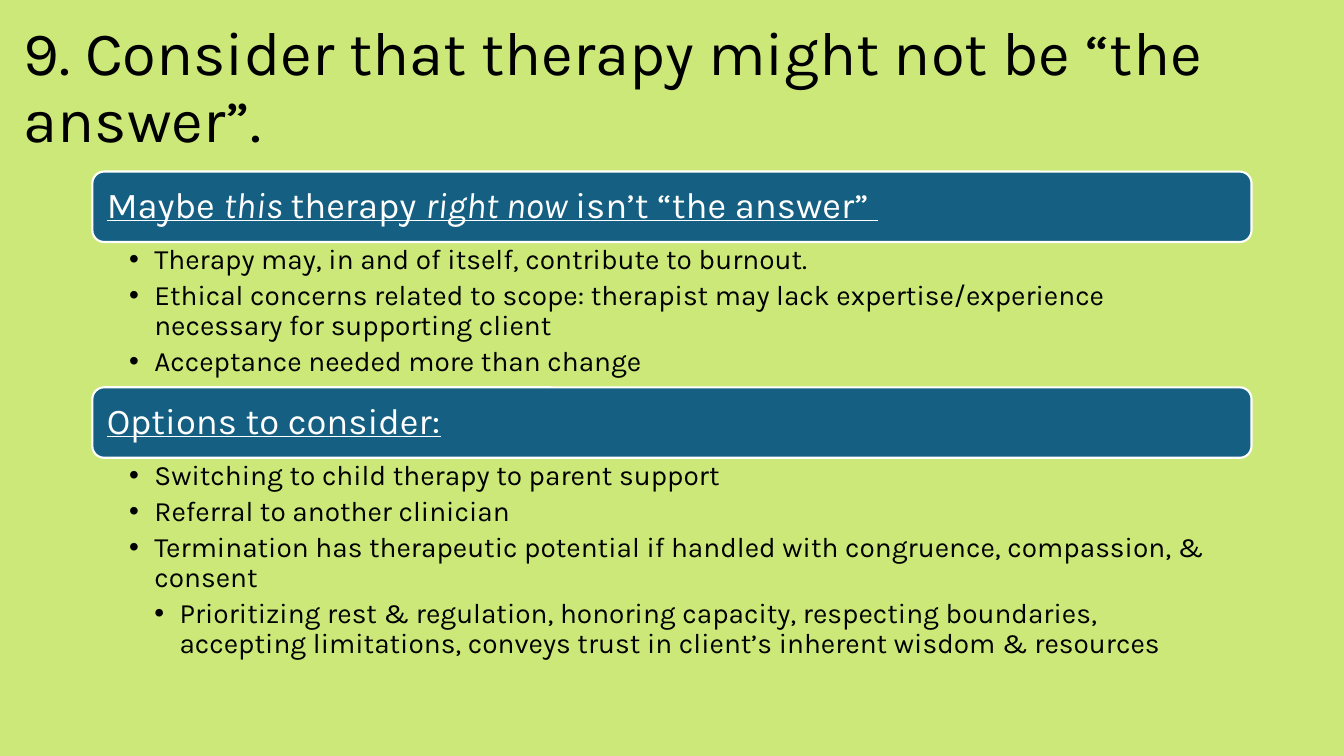
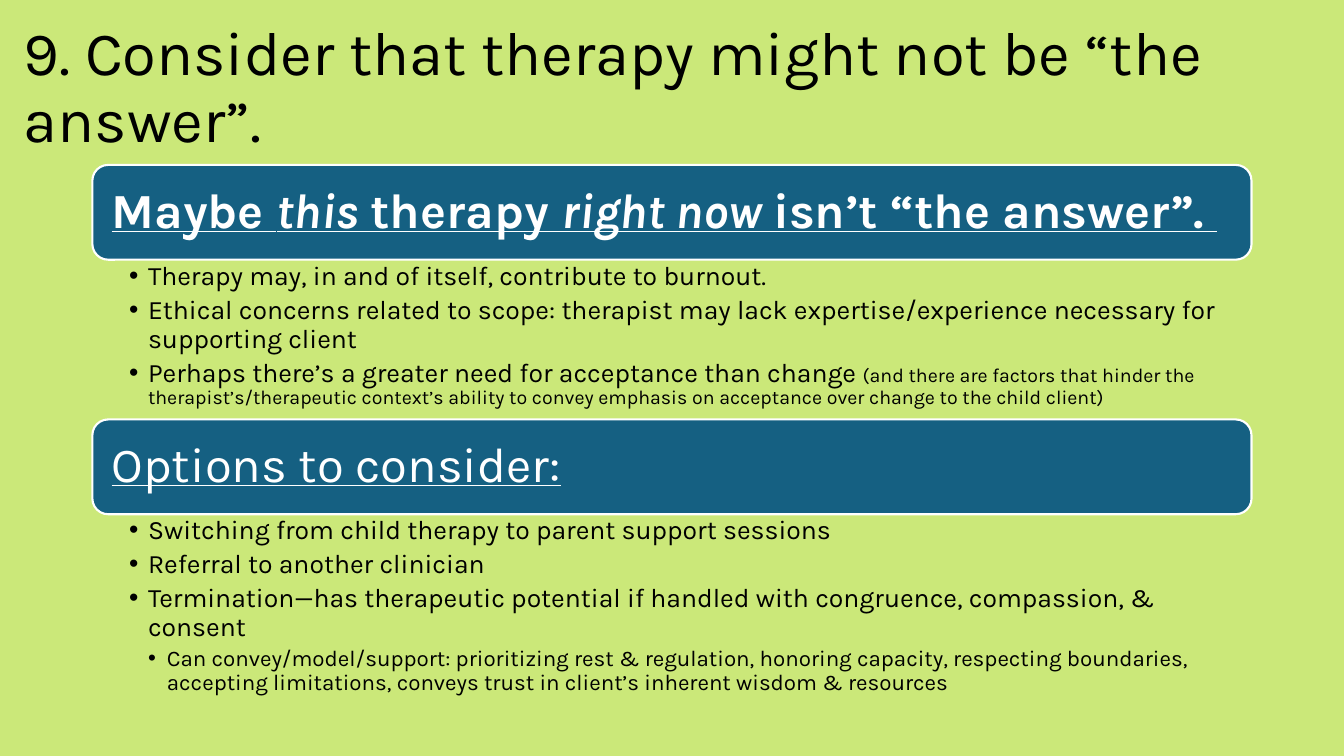
Before and after one commit to gurumojo/presentation-archive, a slide deck: slide 27 of archive/kb/capstone-slides.pptx. Drawn at 1344x756 pixels with LibreOffice and Linux fonts; fonts in the diff are those of the drawing. Boxes give left, top, right and bottom in pixels: in the first picture for what was removed or moved away, otherwise in the second. Text is boxed around its words. In the diff, an @@ line names an element or a change of style, - is before the commit and + after.

```diff
--- a/archive/kb/capstone-slides.pptx
+++ b/archive/kb/capstone-slides.pptx
@@ rounded rectangle: place and size @@
-rounded rectangle at bbox=[93, 171, 1252, 242]
+rounded rectangle at bbox=[93, 165, 1252, 260]
@@ text at bbox=[112, 193, 1205, 240]: text changed; size 26 to 35 pt; bold on @@
-Maybe this therapy right now isn’t “the answer”
+Maybe this therapy right now isn’t “the answer”.
@@ text "Therapy may, in and of ...": place and size @@
-text "Therapy may, in and of ..." at bbox=[154, 249, 1104, 378]
+text "Therapy may, in and of ..." at bbox=[148, 266, 1215, 409]
@@ text at bbox=[148, 266, 1215, 355]: size 20 to 19 pt in "Therapy may, in and of itself, contribute ...", "Ethical concerns related to scope: therapist may ..."; indent changed @@
@@ text at bbox=[148, 363, 1194, 409]: text changed; size 20 to 14 pt @@
-  • Acceptance needed more than change
+  • Perhaps there’s a greater need for acceptance than change (and there are factors that hinder the therapist’s/therapeutic context’s ability to convey emphasis on acceptance over change to the child client)
@@ rounded rectangle: place and size @@
-rounded rectangle at bbox=[93, 387, 1252, 458]
+rounded rectangle at bbox=[93, 419, 1252, 514]
@@ text "Options to consider:": place and size @@
-text "Options to consider:" at bbox=[107, 409, 440, 443]
+text "Options to consider:" at bbox=[112, 448, 560, 494]
@@ text "Options to consider:" at bbox=[112, 448, 560, 494]: size 26 to 35 pt; more space between paragraphs @@
@@ text "Switching from child therapy to ...": place and size @@
-text "Switching from child therapy to ..." at bbox=[154, 465, 1171, 660]
+text "Switching from child therapy to ..." at bbox=[148, 515, 1188, 696]
@@ text at bbox=[148, 515, 831, 546]: text changed; size 20 to 19 pt @@
-  • Switching to child therapy to parent support
+  • Switching from child therapy to parent support sessions
@@ text at bbox=[148, 554, 485, 574]: size 20 to 19 pt in "Referral to another clinician"; indent changed @@
@@ text at bbox=[148, 588, 1188, 696]: text changed; size 20 to 16 pt @@
-  • Termination has therapeutic potential if handled with congruence, compassion, & consent
-    • Prioritizing rest & regulation, honoring capacity, respecting boundaries, accepting limitations, conveys trust in client’s inherent wisdom & resources
+  • Termination—has therapeutic potential if handled with congruence, compassion, & consent
+    • Can convey/model/support: prioritizing rest & regulation, honoring capacity, respecting boundaries, accepting limitations, conveys trust in client’s inherent wisdom & resources
```
Also in this commit, not shown: 22 other slides changed.
